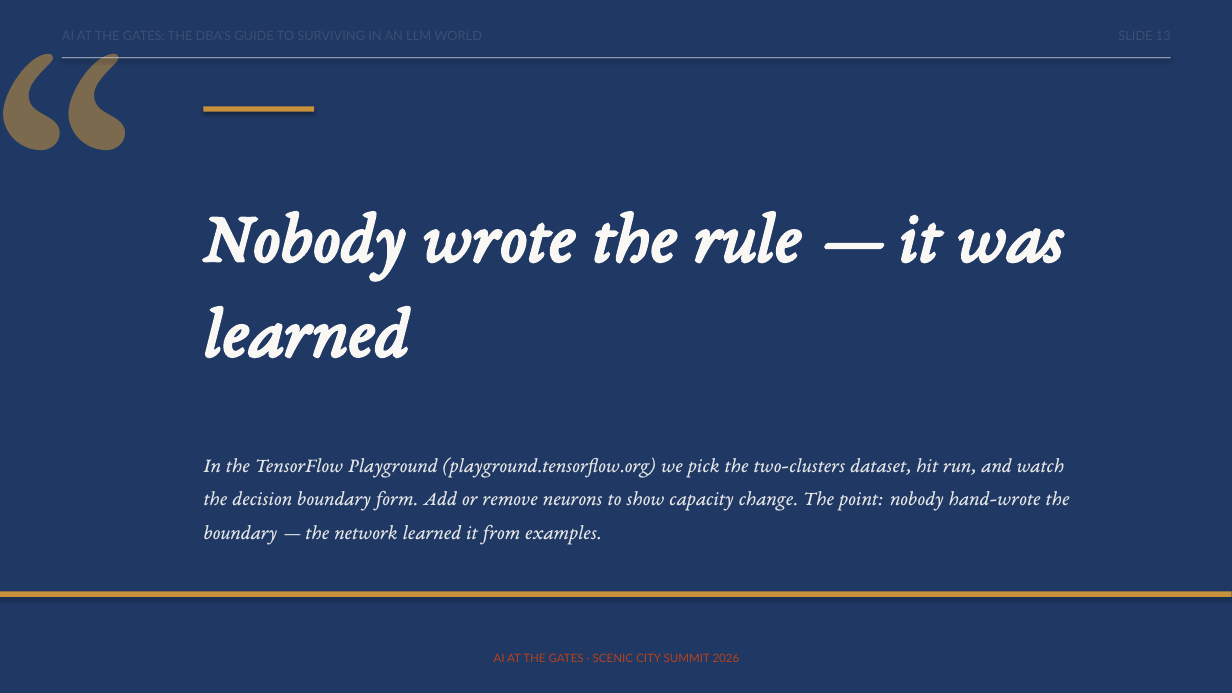
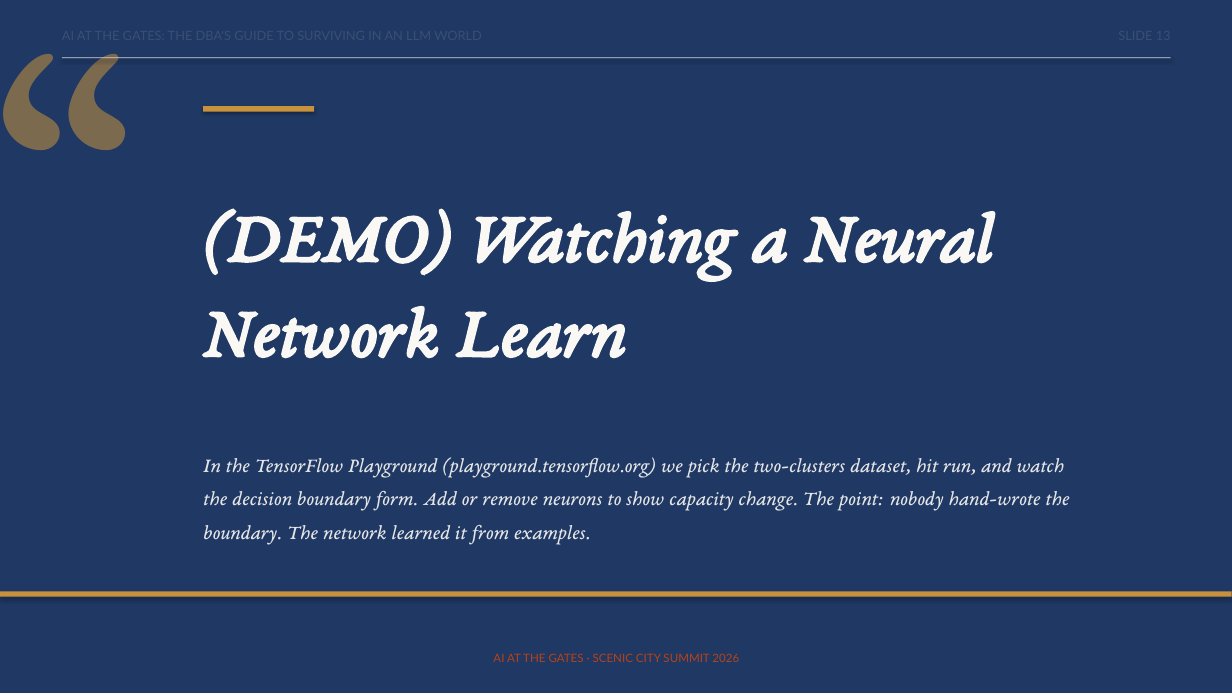
Before and after one commit to feaselkl/AI-at-the-Gates, a slide deck: slide 14 of slides/scenic-city-aigates-precon.pptx (slide 13 before the commit). Drawn at 1232x693 pixels with LibreOffice and Linux fonts; fonts in the diff are those of the drawing. Boxes give left, top, right and bottom in pixels: in the first picture for what was removed or moved away, otherwise in the second. Text is boxed around its words. In the diff, an @@ line names an element or a change of style, - is before the commit and + after.

```diff
--- a/slides/scenic-city-aigates-precon.pptx
+++ b/slides/scenic-city-aigates-precon.pptx
@@ text "“" rewrapped from [0,0,407,333] to [0,0,407,363] @@
@@ text at [203,208,993,359]: text changed @@
-Nobody wrote the rule — it was learned
+(DEMO) Watching a Neural Network Learn
@@ text at [203,457,1069,545]: text changed @@
-In the TensorFlow Playground (playground.tensorflow.org) we pick the two-clusters dataset, hit run, and watch the decision boundary form. Add or remove neurons to show capacity change. The point: nobody hand-wrote the boundary — the network learned it from examples.
+In the TensorFlow Playground (playground.tensorflow.org) we pick the two-clusters dataset, hit run, and watch the decision boundary form. Add or remove neurons to show capacity change. The point: nobody hand-wrote the boundary. The network learned it from examples.
```
Also in this commit, not shown: 109 other slides changed, 1 slide added, 1 slide removed.
